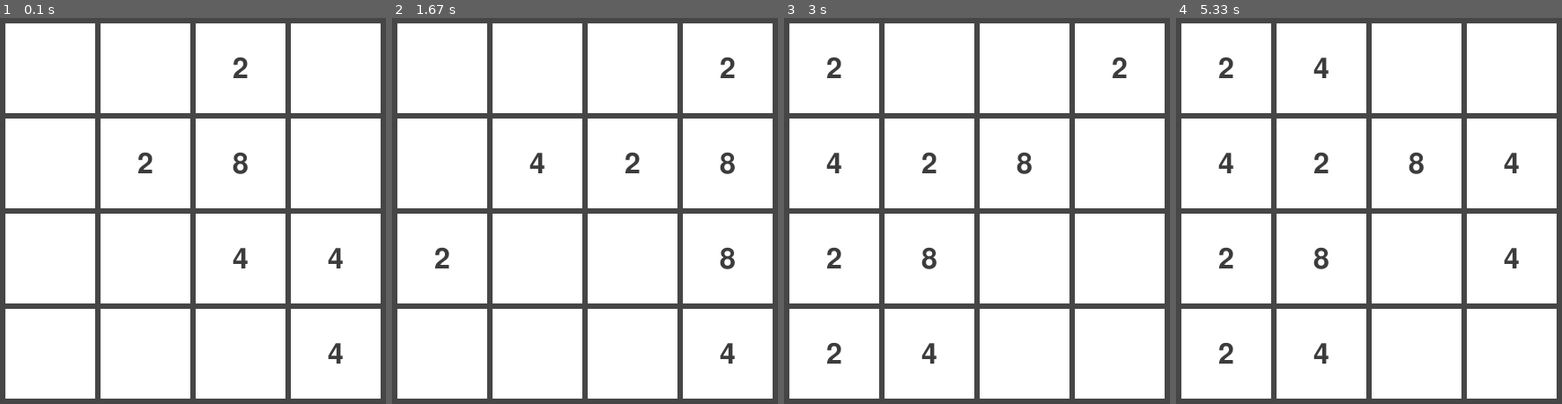
Above: before the commit, frames 1-4 (left to right).
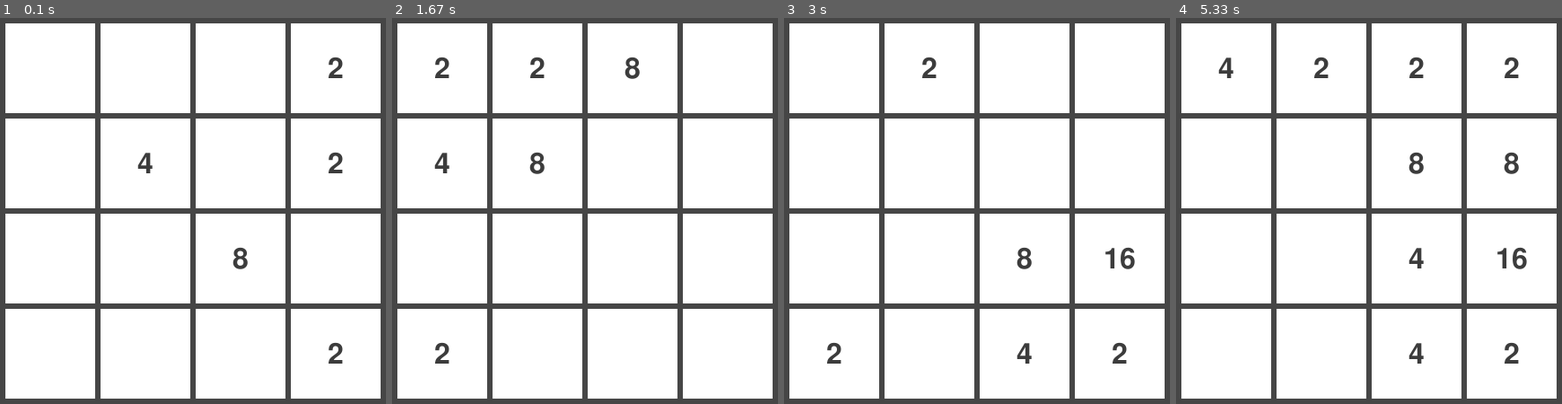
Above: after the commit, the same moments.

Repository: majamin/pygame-2048
Game: pygame game, started from main.py
Two runs of this game, one before a commit and one after it. Both use one fixed random seed, a clock stepped at 60 frames per second and the inputs below.
Inputs:
- Up to frame 1 (0.1 s): no input
- Up to frame 2 (1.67 s): hold  0.33-0.8 s; hold Right 0.33-0.8 s; hold Right 0.83-1.3 s; tap  at 0.98 s; hold Up 1.33-1.63 s
- Up to frame 3 (3 s): hold Right 1.67-2.13 s; tap  at 1.82, 2.32 s; hold Left 2.17-2.7 s; hold Down from 2.73 s (still down)
- Up to frame 4 (5.33 s): release Down at 3.03 s; hold Left 3.07-3.47 s; tap  at 3.22, 3.65, 4.72, 5.12 s; hold Up 3.5-3.87 s; hold Right 3.9-4.53 s; hold Down 4.57-4.93 s; hold Left from 4.97 s (still down)

The runs differ from the first frame. In frame 1, 1.0% of the frame differs, in the area x 35-89%, y 10-90%; in frame 2, 1.6%; in frame 3, 1.8%; in frame 4, 2.0%, in the area x 10-91%, y 10-90%.

Commit message:
a rough working program

Diff:
--- a/main.py
+++ b/main.py
@@ -73,6 +73,14 @@
 LEFT = "left"
 RIGHT = "right"
 
+# pygame key events and directions mapping
+KEY_TO_DIRECTION = {
+    pygame.K_UP: UP,
+    pygame.K_DOWN: DOWN,
+    pygame.K_LEFT: LEFT,
+    pygame.K_RIGHT: RIGHT,
+}
+
 # Initialize pygame
 running = True
 pygame.init()
@@ -85,6 +93,7 @@
 
 # Set up the window title
 pygame.display.set_caption("2048")
+
 
 def draw_cell(window_surface, i, j, cell_color, cell_text):
     # Calculate the cell's position
@@ -109,9 +118,23 @@
             draw_cell(window_surface, i, j, CELL_COLOR, TEXT[board[i][j]])
 
 
-# Shift the board to the left.
-# All tiles move as far left as possible.
-# Tiles on the same row and value are merged.
+# function to mirror the board horizontally or vertically
+def mirror_board(board, direction):
+    if direction == LEFT or direction == RIGHT:
+        return [row[::-1] for row in board]
+    elif direction == UP or direction == DOWN:
+        return board[::-1]
+
+
+# function to rotate the board 90 degrees clockwise or counter-clockwise
+def rotate_board(board, direction):
+    if direction == UP:  # counter-clockwise
+        return [list(row) for row in zip(*board)][::-1]
+    elif direction == DOWN:  # clockwise
+        return [list(row) for row in zip(*board[::-1])]
+
+
+# shift the board left (used in shift_board function)
 def shift_left(board):
     success = False
     for i in range(GRID_SIZE):
@@ -143,28 +166,39 @@
     return (board, success)
 
 
-# Shift the board to the right, use the shift_left function
-def shift_right(board):
+# shift the board in any direction, but transforming it
+# in the appropriate way first
+def shift_board(board, direction):
     success = False
-    # mirror the board
-    board = [row[::-1] for row in board]
-    # shift the board left
-    board, success = shift_left(board)
-    # mirror it back
-    board = [row[::-1] for row in board]
+
+    # Transform the board
+    if direction == LEFT:
+        board, success = shift_left(board)
+        board, _ = spawn_on_right(board)
+    elif direction == RIGHT:
+        board = mirror_board(board, RIGHT)
+        board, success = shift_left(board)
+        board, _ = spawn_on_right(board)
+        board = mirror_board(board, LEFT)
+    elif direction == UP:
+        board = rotate_board(board, UP)
+        board, success = shift_left(board)
+        board, _ = spawn_on_right(board)
+        board = rotate_board(board, DOWN)
+    elif direction == DOWN:
+        board = rotate_board(board, DOWN)
+        board, success = shift_left(board)
+        board, _ = spawn_on_right(board)
+        board = rotate_board(board, UP)
+
     return (board, success)
+
 
 # function to spawn a new tile after a horizontal shift
 # Spawn a new tile in the corresponding column, in a random row.
 # The tile's value is randomly 2 or 4.
-def spawn_new(board, direction):
+def spawn_on_right(board):
     success = False
-    mirrored = False
-    # if direction is right, mirror the board
-    if direction == RIGHT:
-        board = [row[::-1] for row in board]
-        mirrored = True
-
     # get the index of a random empty cell in the last column
     empty_cells = []
     for i in range(GRID_SIZE):
@@ -177,78 +211,21 @@
         board[i][GRID_SIZE - 1] = random.choice([2, 4])
         success = True
 
-    # if direction is right, mirror the board back
-    if mirrored:
-        board = [row[::-1] for row in board]
-
     return (board, success)
 
 
-
-# Shift the board up.
-# All tiles move as far up as possible.
-# Tiles in the same column and value are merged.
-def shift_up(board):
-    for j in range(GRID_SIZE):
-        # Remove all zeros
-        column = [board[i][j] for i in range(GRID_SIZE) if board[i][j] != 0]
-
-        # Add zeros to the end
-        while len(column) < GRID_SIZE:
-            column.append(0)
-
-        # Merge tiles of the same value
-        for i in range(GRID_SIZE - 1):
-            if column[i] == column[i + 1]:
-                column[i] *= 2
-                column[i + 1] = 0
-
-        # Remove all zeros
-        column = [x for x in column if x != 0]
-
-        # Add zeros to the end
-        while len(column) < GRID_SIZE:
-            column.append(0)
-
-        # Update the board
-        for i in range(GRID_SIZE):
-            board[i][j] = column[i]
-
-
-# Shift the board down.
-# All tiles move as far down as possible.
-# Tiles in the same column and value are merged.
-def shift_down(board):
-    for j in range(GRID_SIZE):
-        # Remove all zeros
-        column = [board[i][j] for i in range(GRID_SIZE) if board[i][j] != 0]
-
-        # Add zeros to the beginning
-        while len(column) < GRID_SIZE:
-            column.insert(0, 0)
-
-        # Merge tiles of the same value
-        for i in range(GRID_SIZE - 1, 0, -1):
-            if column[i] == column[i - 1]:
-                column[i] *= 2
-                column[i - 1] = 0
-
-        # Remove all zeros
-        column = [x for x in column if x != 0]
-
-        # Add zeros to the beginning
-        while len(column) < GRID_SIZE:
-            column.insert(0, 0)
-
-        # Update the board
-        for i in range(GRID_SIZE):
-            board[i][j] = column[i]
-
-
 # Set up a test game board with random (lower) values
+# random_board = [
+#     [random.choice([0, 0, 0, 2, 4, 8]) for _ in range(GRID_SIZE)]
+#     for _ in range(GRID_SIZE)
+# ]
+
+# Test board
 board = [
-    [random.choice([0, 0, 0, 2, 4, 8]) for _ in range(GRID_SIZE)]
-    for _ in range(GRID_SIZE)
+    [0, 0, 0, 2],
+    [0, 4, 0, 2],
+    [0, 0, 8, 0],
+    [0, 0, 0, 2],
 ]
 
 # Main game loop
@@ -259,14 +236,12 @@
             sys.exit()
         # if the left key is pressed, shift the board left
         if event.type == pygame.KEYDOWN:
-            if event.key == pygame.K_LEFT:
-                board, running = shift_left(board)
-                if running:
-                    board, running = spawn_new(board, LEFT)
-            if event.key == pygame.K_RIGHT:
-                board, running = shift_right(board)
-                if running:
-                    board, running = spawn_new(board, RIGHT)
+            if event.key in (pygame.K_LEFT, pygame.K_RIGHT, pygame.K_UP, pygame.K_DOWN):
+                board, _ = shift_board(board, KEY_TO_DIRECTION[event.key])
+            if event.key == pygame.K_LEFTBRACKET:
+                board = rotate_board(board, UP)
+            if event.key == pygame.K_RIGHTBRACKET:
+                board = rotate_board(board, DOWN)
 
     # Draw the background
     window_surface.fill(BACKGROUND_COLOR)
